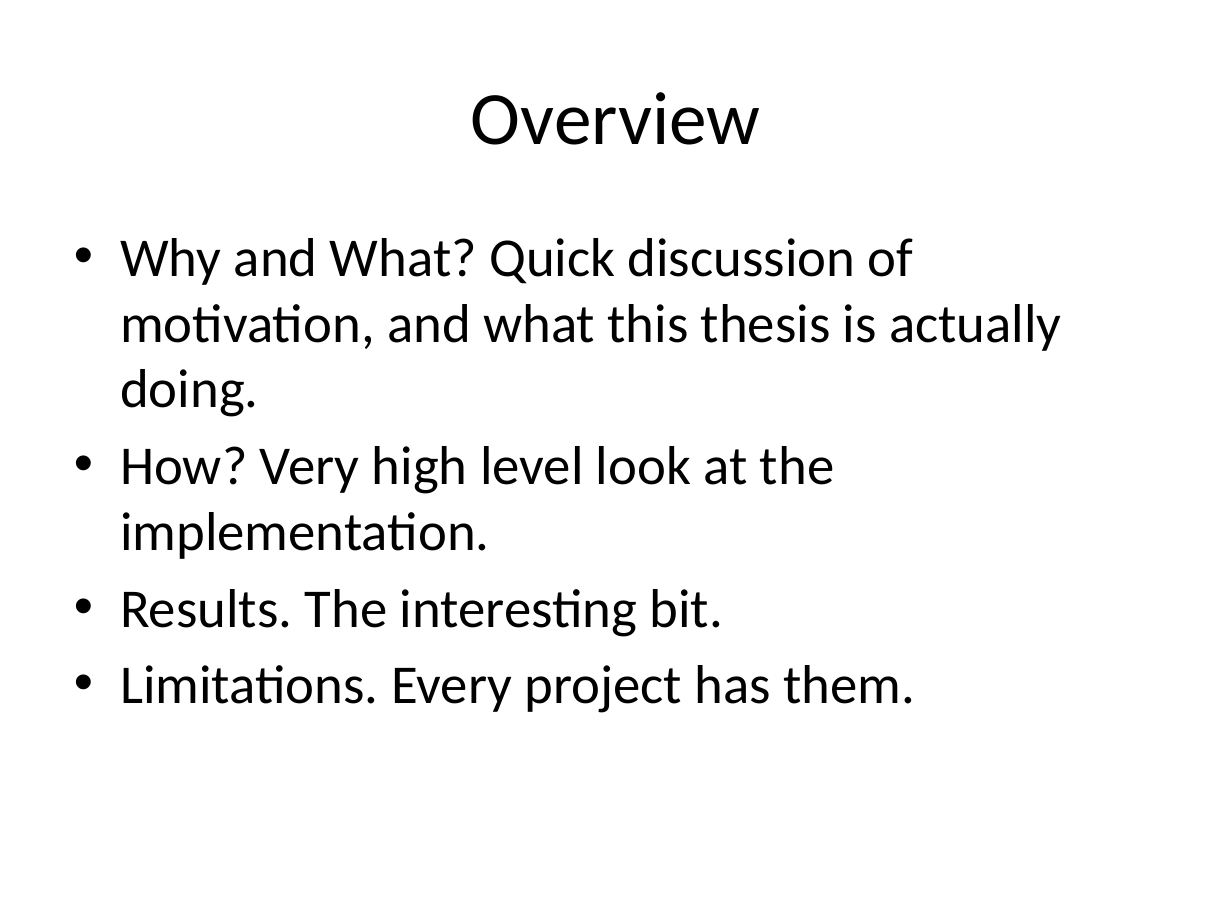
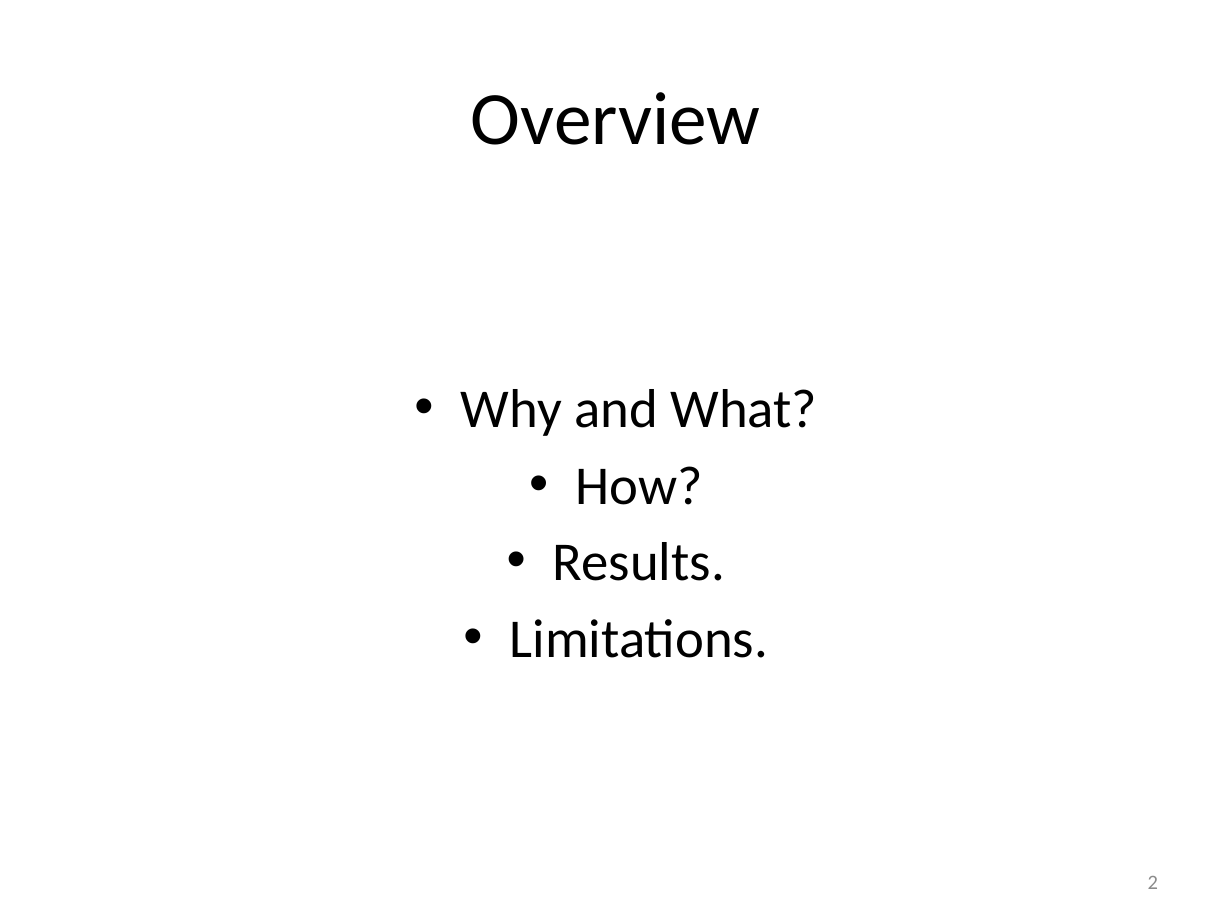
Before and after one commit to Jemima/ths, a slide deck: slide 2 of demo.pptx. Drawn at 1232x924 pixels with LibreOffice and Linux fonts; fonts in the diff are those of the drawing. Boxes give left, top, right and bottom in pixels: in the first picture for what was removed or moved away, otherwise in the second. Text is boxed around its words. In the diff, an @@ line names an element or a change of style, - is before the commit and + after.

```diff
--- a/demo.pptx
+++ b/demo.pptx
@@ text "Why and What?" at (461,389,817,658): vertical alignment top to middle @@
@@ text at (461,389,817,658): text changed @@
-• Why and What? Quick discussion of motivation, and what this thesis is actually doing.
-• How? Very high level look at the implementation.
-• Results. The interesting bit.
-• Limitations. Every project has them.
+• Why and What?
+• How?
+• Results.
+• Limitations.
@@ page number added at (1148,876,1158,889), 12 pt, text #8C8C8C @@
+2
```
Also in this commit, not shown: 6 other slides changed, 2 slides added, 5 slides removed, 11 other files.
